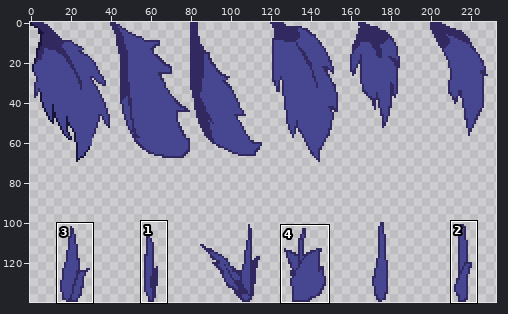
Sprite sheet: Sources/Modules/Yggdrasil/YggdrasilTown/Tiles/LampWood/FemaleLampWood_leaves_dark.png. The first picture is a wide view before the edit; the outline marks the close-up.
Close-up. Old version:
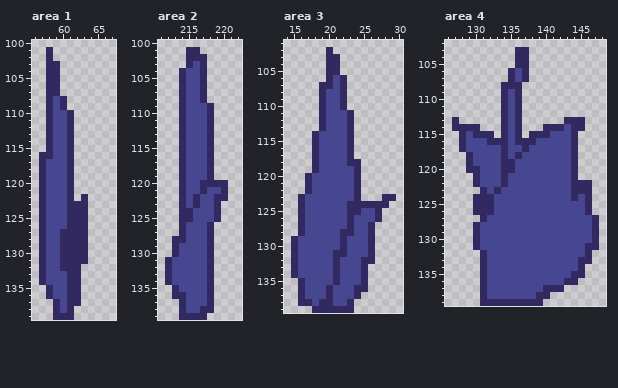
The file is 480x280 pixels, drawn in blocks of 2x2; one block is one cell here. Colours within 5 levels of each other are drawn and written as one. Shown: area 1: x 56..67, y 100..139; area 2: x 211..222, y 100..139; area 3: x 14..30, y 101..139; area 4: x 126..148, y 102..139. The wide view leaves out empty margins. The commit also changed other parts of the picture, which this record leaves out.
Once edited:
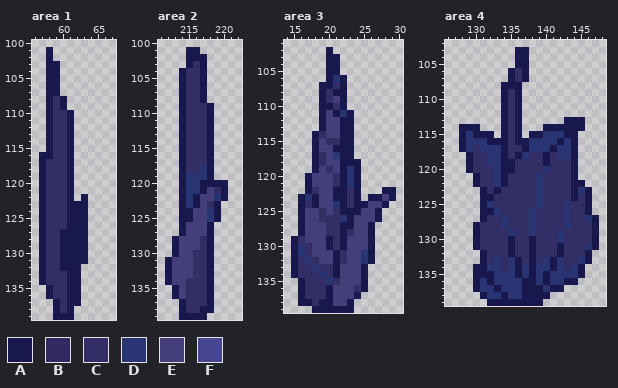
Palette (. is transparent): A #18184e  B #312960  C #332f66  D #293473  E #443f7b  F #474791
Diff:
Changed rows in their new state; - is an unchanged pixel.
Area 1:
first column x 57:
101 -A-----
102 -A-----
103 -AA----
104 -AA----
105 -AA----
106 -AA----
107 -AA----
108 -ACA---
109 -ACA---
110 -ACCA--
111 -ACCA--
112 -ACCA--
113 -ACCA--
114 -ACCA--
115 -ACCA--
116 AACCA--
117 ACCCA--
118 ACCCA--
119 ACCCA--
120 ACCCA--
121 ACCCA--
122 ACCCA-A
123 ACCCAAA
124 ACCCAAA
125 ACCCAAA
126 ACCCAAA
127 ACCAAAA
128 ACCAAAA
129 ACCAAAA
130 ACCAAAA
131 ACCAAAA
132 ACCAAA-
133 ACCCAA-
134 ACCCAA-
135 -ACCAA-
136 -ACCAA-
137 --ACAA-
138 --ACA--
139 --AAA--
Area 2:
first column x 212:
101 ---AA----
102 ---AAA---
103 ---ACA---
104 --ACCA---
105 --ACCA---
106 --ACCA---
107 --ACCA---
108 --ACCA---
109 --ACCCA--
110 --ACCCA--
111 --ACCCA--
112 --ACCCA--
113 --ACCCA--
114 --ACCCA--
115 --ACCCA--
116 --ACCCA--
117 --ACCCA--
118 --ACCDA--
119 --ADDDA--
120 --ADDAAAA
121 --ADDAECA
122 --ADAEEDA
123 --ADAECA-
124 --AAEEDA-
125 --AAEEDA-
126 --AEEEA--
127 --AEEEA--
128 -AEEECA--
129 -AEEECA--
130 -AEECCA--
131 AEEECCA--
132 AEEECCA--
133 AEEECCA--
134 AEECCCA--
135 -AECCCA--
136 -AECCCA--
137 --ACCCA--
138 --ACCAA--
139 --AAAA---
Area 3:
first column x 15:
102 -----A---------
103 -----AA--------
104 -----AA--------
105 -----AA--------
106 -----ADA-------
107 ----AACA-------
108 ----ACAA-------
109 ----ACEA-------
110 ----AACA-------
111 ----AEADA------
112 ----AEEAA------
113 ----AEEAA------
114 ---ACEEAA------
115 ---AECCAA------
116 ---AEEAAA------
117 ---ACEDAA------
118 ---ACEEAAA-----
119 ---AECEADA-----
120 --AEEECADA-----
121 --AEEECADA-----
122 --ACEEAACA---AA
123 -ADAEEAACA-AAEA
124 -ACAEEDACAAEEA-
125 -AEECECAAAEEA--
126 -AEECCCDAEEEA--
127 -AEEECCAAEEA---
128 -AEEECCACEEA---
129 ACEEEACAEEEA---
130 ADCEEACAEEEA---
131 ADCEEEACEEDA---
132 ACDCEEACEEDA---
133 ACCDCCAEEEA----
134 ACCCDCAEEEA----
135 -ACCCDCEEEA----
136 -ACCCAEEECA----
137 -ACCCAEEEA-----
138 -AACAAEEA------
139 ---AAAAAA------
Area 4:
first column x 127:
103 ---------AA----------
104 ---------AA----------
105 ---------AA----------
106 --------ACA----------
107 --------ACA----------
108 -------AAA-----------
109 -------ACA-----------
110 -------ACA-----------
111 -------ACA-----------
112 -------ACA-----------
113 .------ACA------AAA--
114 .AAA---ACA---AAAAAA--
115 -ADAAA-ACA-AADDDAA---
116 -ADDDAAACAADDDDADA---
117 -ADCDDDACCADDDADDA---
118 --ACCDDACADCCACDDA---
119 --ACCDDAACCCCACCCA---
120 --ACCCDAACCCCDCCCA---
121 ---ACCDACCCCDCCCCA---
122 ---ACCDACCCCDCCCCAA.-
123 ----ACACCCCCDCCCCADA-
124 ---.AACCCCCCDCCCCACA-
125 ---.ADCCCCCCDCCCDCCA-
126 ---.AADCCCCDCCCCDCCA-
127 ----ACCDCCCDCCCCDCCDA
128 ---ACCCDCCCDCCCCDCCCA
129 ---ACCCCDCCDCCCDCCCCA
130 ---ACCCCACCACCCDCCCCA
131 ---ACCCCACCACCCACCCDA
132 ----ACCCACCACCCACCCA-
133 ----ACDCDACACDADCCDA-
134 ---AADDCDADADDADCDA--
135 ---AAADDDADADADDDDA--
136 ---ADADDDDAADADDAA---
137 ---ADDADDDAAADAA-----
138 ----ADDADDAAAA-------
139 ----.AAAAAAAA--------
Changed places in both close-ups, as pixel boxes (x1, y1, x2, y2):
changed: (39, 47, 88, 320)
changed: (165, 47, 228, 320)
changed: (291, 47, 396, 313)
changed: (452, 47, 599, 306)
